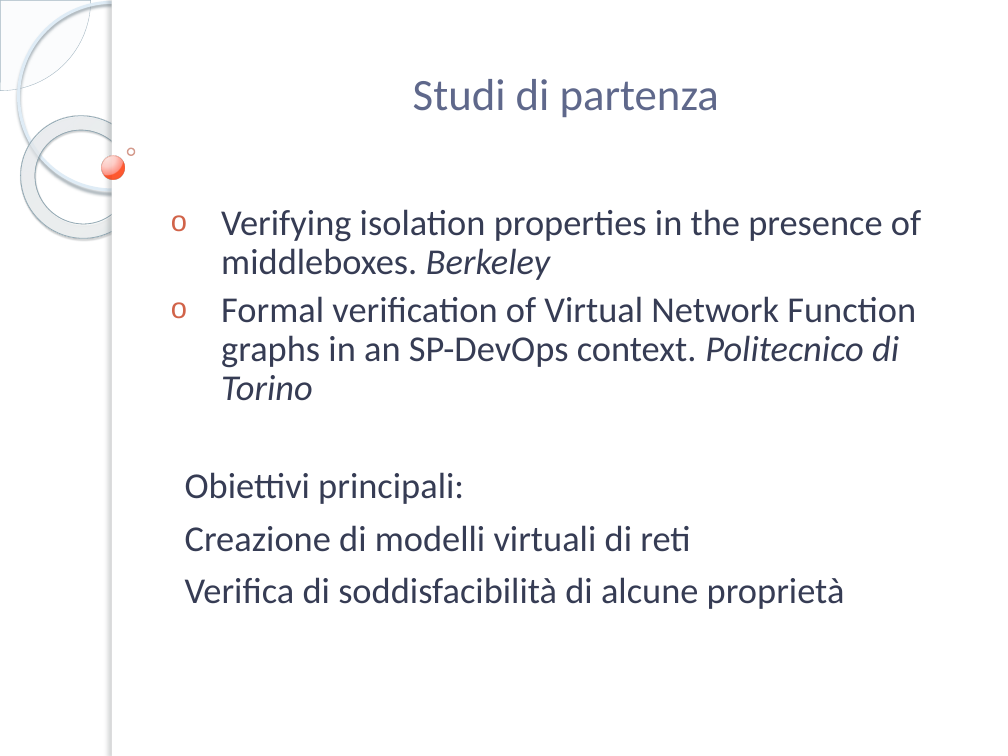
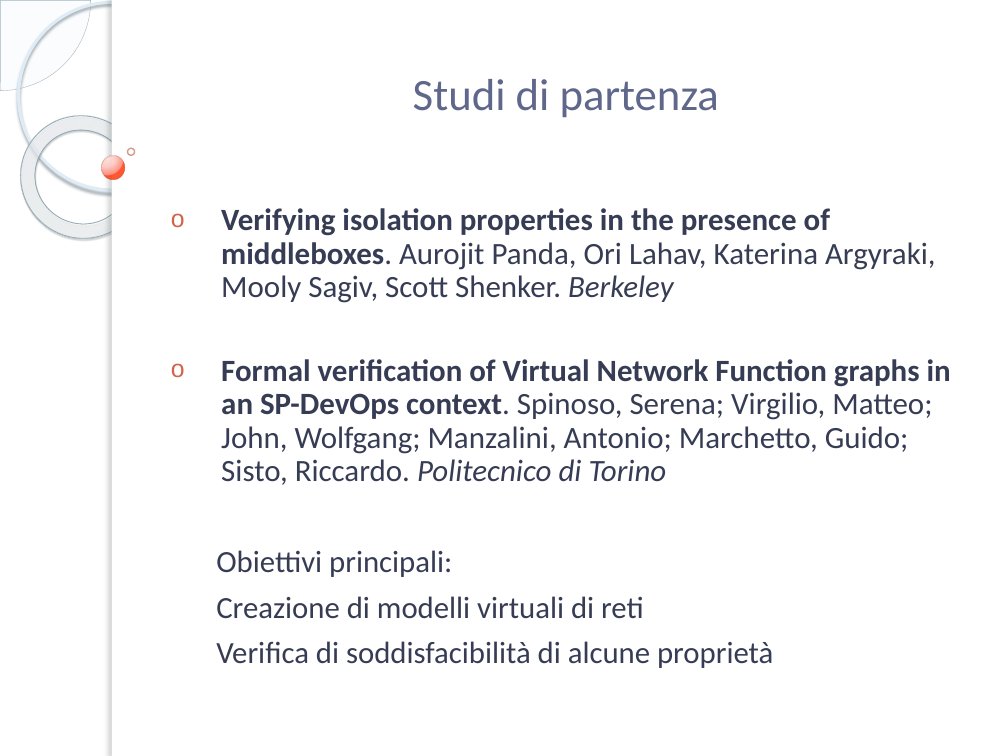
Before and after one commit to netgroup-polito/vnf-modeling, a slide deck: slide 4 of Marchetti/Tesi/Presentazione tesi.pptx. Drawn at 1008x756 pixels with LibreOffice and Linux fonts; fonts in the diff are those of the drawing; background and template pictures are left out. Boxes give left, top, right and bottom in pixels: in the first picture for what was removed or moved away, otherwise in the second. Text is boxed around its words. In the diff, an @@ line names an element or a change of style, - is before the commit and + after.

```diff
--- a/Marchetti/Tesi/Presentazione tesi.pptx
+++ b/Marchetti/Tesi/Presentazione tesi.pptx
@@ subtitle at [221, 208, 951, 485]: text changed; size 26 to 22.1 pt @@
-o Verifying isolation properties in the presence of middleboxes. Berkeley
-o Formal verification of Virtual Network Function graphs in an SP-DevOps context. Politecnico di Torino
+o Verifying isolation properties in the presence of middleboxes. Aurojit Panda, Ori Lahav, Katerina Argyraki, Mooly Sagiv, Scott Shenker. Berkeley
+o Formal verification of Virtual Network Function graphs in an SP-DevOps context. Spinoso, Serena; Virgilio, Matteo; John, Wolfgang; Manzalini, Antonio; Marchetto, Guido; Sisto, Riccardo. Politecnico di Torino
@@ text "Obiettivi principali:": place and size @@
-text "Obiettivi principali:" at [185, 472, 845, 609]
+text "Obiettivi principali:" at [216, 550, 773, 668]
@@ text "Obiettivi principali:" at [216, 550, 773, 668]: size 26 to 22 pt @@
```
Also in this commit, not shown: 3 other slides changed, 1 slide added.
